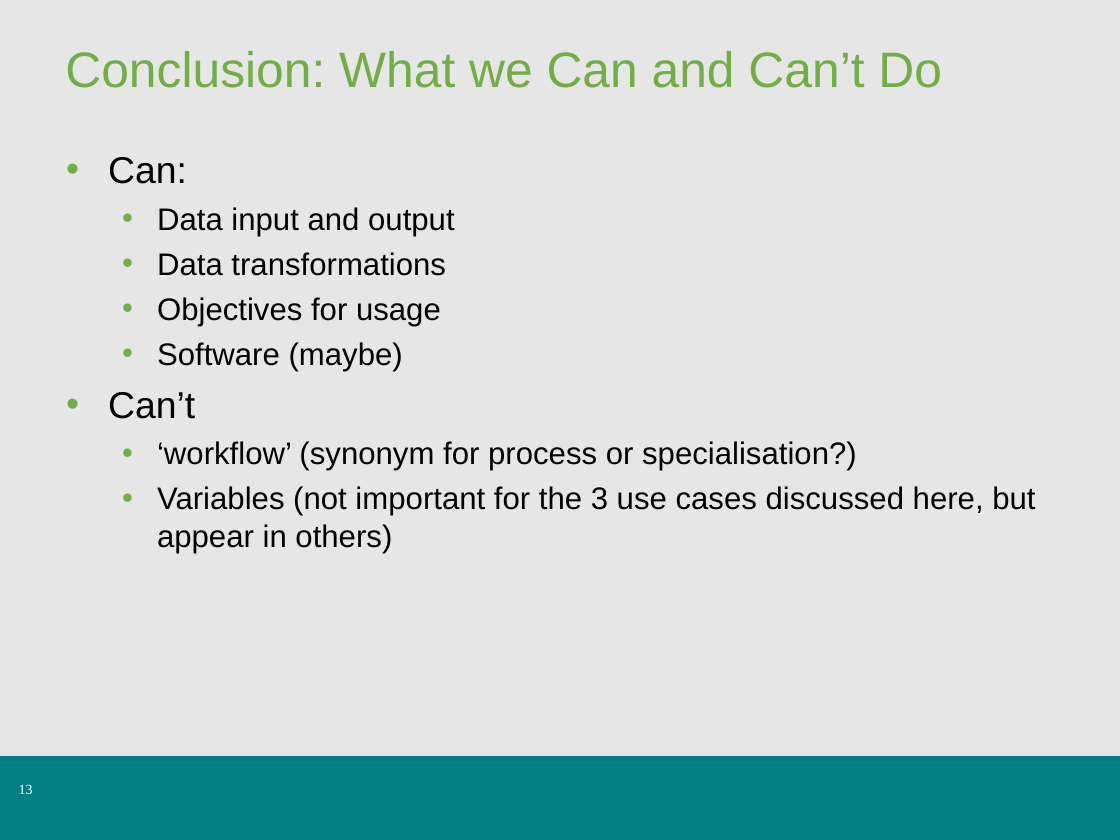
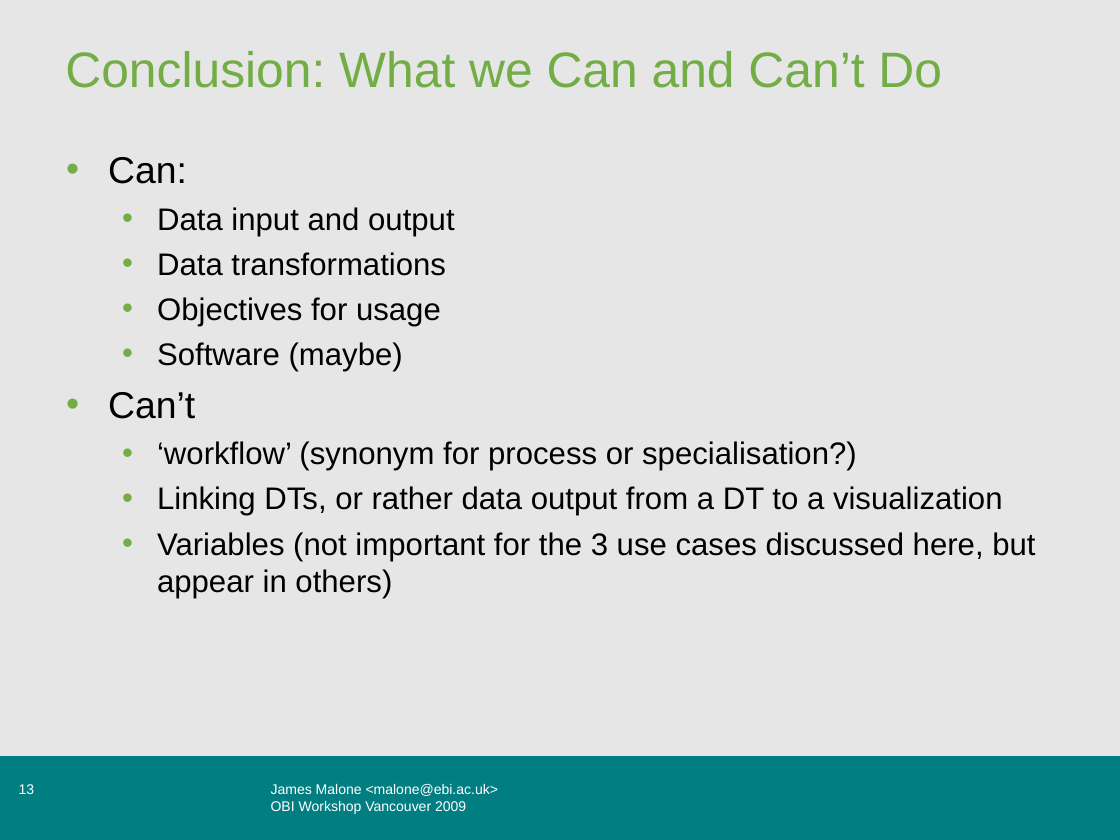
Before and after one commit to jamesaoverton/obi-backup, a slide deck: slide 13 of docs/developer/DT/DT_use_case_vancouver_2009.ppt. Drawn at 1120x840 pixels with LibreOffice and Linux fonts; fonts in the diff are those of the drawing; background and template pictures are left out. Boxes give left, top, right and bottom in pixels: in the first picture for what was removed or moved away, otherwise in the second. Text is boxed around its words. In the diff, an @@ line names an element or a change of style, - is before the commit and + after.

```diff
--- a/docs/developer/DT/DT_use_case_vancouver_2009.ppt
+++ b/docs/developer/DT/DT_use_case_vancouver_2009.ppt
@@ text at [157,486,1003,516]: paragraph added @@
+  • Linking DTs, or rather data output from a DT to a visualization
@@ page number at [19,784,35,794]: font Times New Roman to Arial @@
@@ text added at [271,784,499,814], 9 pt, text #FFFFFF @@
+James Malone <malone@ebi.ac.uk>
+OBI Workshop Vancouver 2009
```
Also in this commit, not shown: 12 other slides changed, 1 other file.
